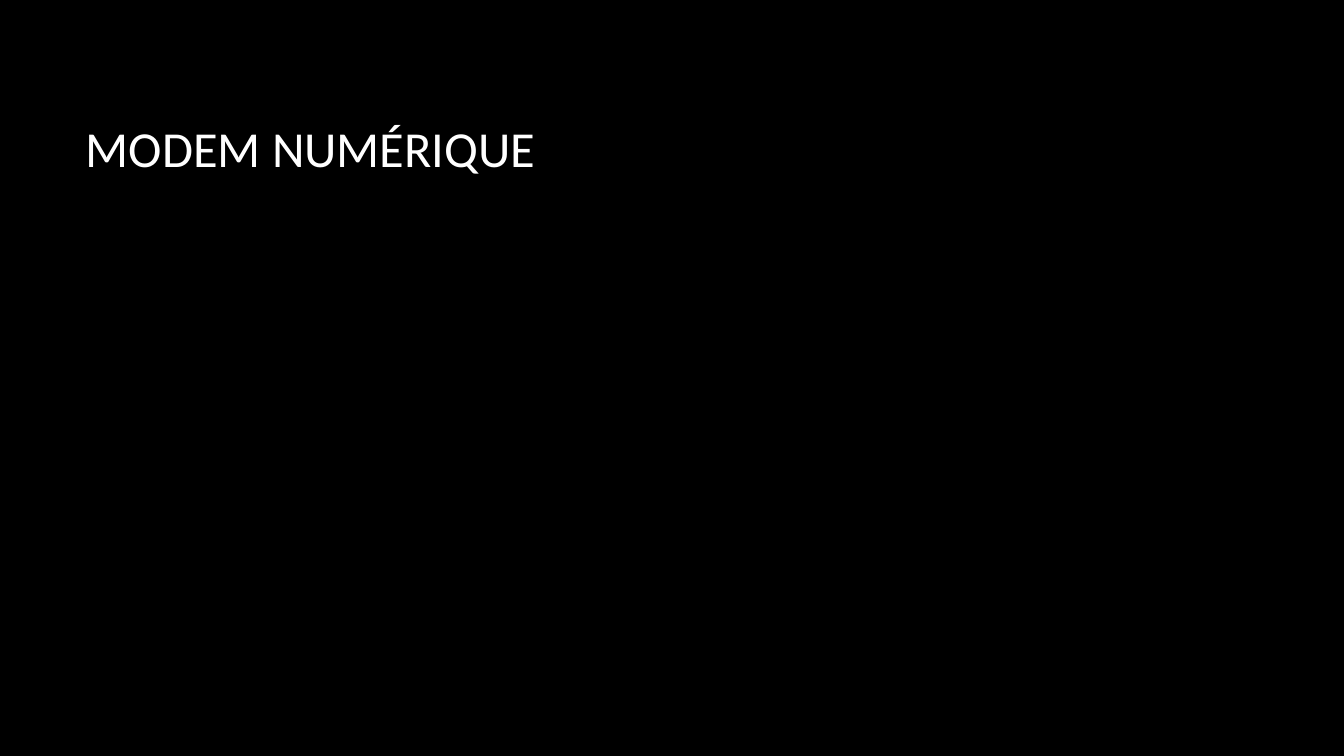
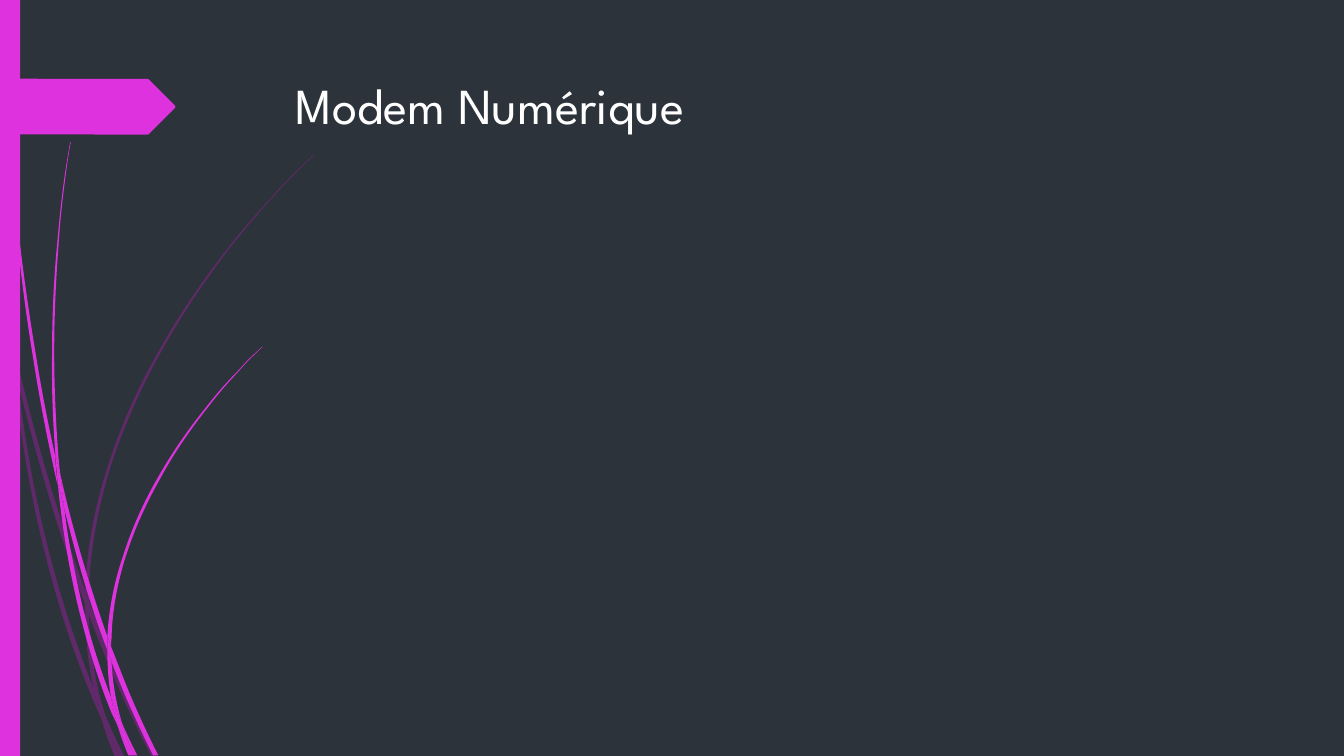
Before and after one commit to fisj2002/Projet_S6_Documentation, a slide deck: slide 4 of Présentation Finale – P3.pptx. Drawn at 1344x756 pixels with LibreOffice and Linux fonts; fonts in the diff are those of the drawing; background and template pictures are left out. Boxes give left, top, right and bottom in pixels: in the first picture for what was removed or moved away, otherwise in the second. Text is boxed around its words. In the diff, an @@ line names an element or a change of style, - is before the commit and + after.

```diff
--- a/Présentation Finale – P3.pptx
+++ b/Présentation Finale – P3.pptx
@@ background picture (left out) to #2C333A @@
@@ rectangle added at (0, 0, 20, 756), fill #DE32DE @@
@@ freeform shape added at (0, 79, 175, 134), fill #DE32DE @@
@@ title "Modem Numérique" at (296, 89, 684, 135): vertical alignment middle to top @@
@@ title at (296, 89, 684, 135): text changed; font Calibri to League Spartan @@
-MODEM NUMÉRIQUE
+Modem Numérique
@@ group added at (0, 154, 315, 756): 10 freeform shapes @@
@@ group added at (3, 0, 262, 756): 12 freeform shapes @@
```
Also in this commit, not shown: 3 other slides changed, 4 slides added, 2 slides removed.
